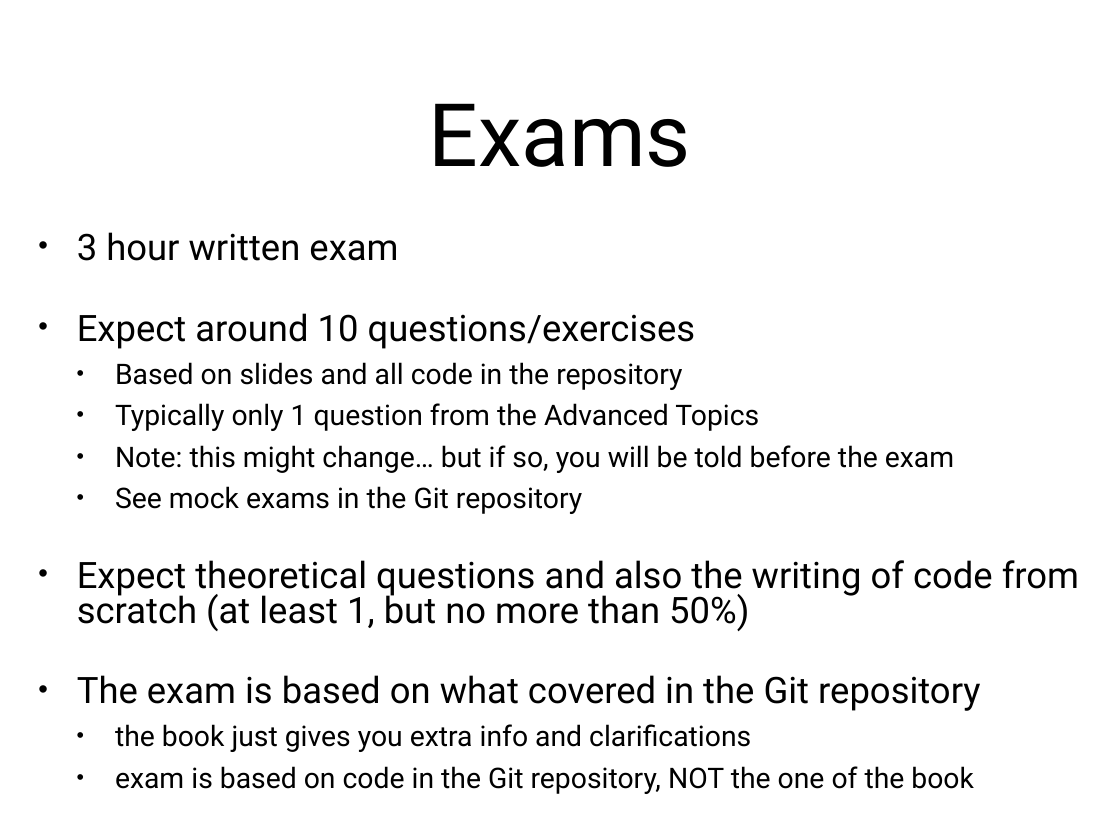
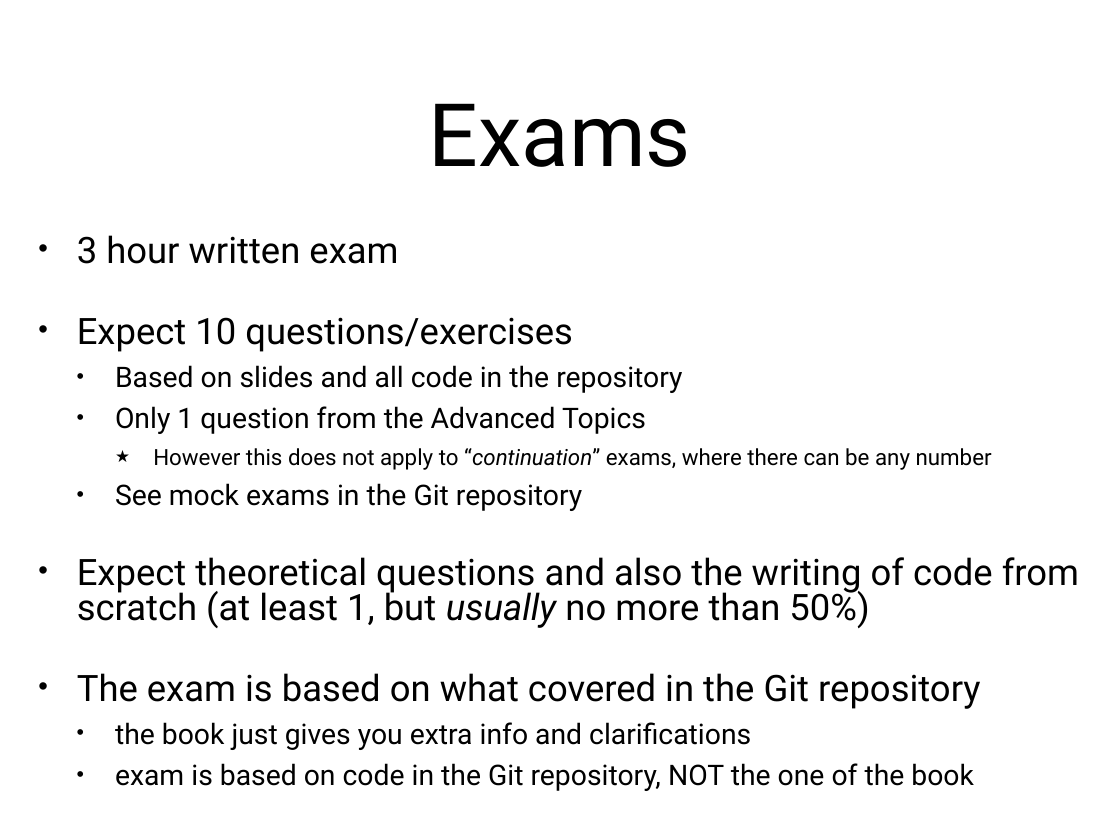
Before and after one commit to arcuri82/algorithms, a slide deck: slide 22 of docs/slides/01/01_intro.pptx. Drawn at 1120x840 pixels with LibreOffice and Linux fonts; fonts in the diff are those of the drawing. Boxes give left, top, right and bottom in pixels: in the first picture for what was removed or moved away, otherwise in the second. Text is boxed around its words. In the diff, an @@ line names an element or a change of style, - is before the commit and + after.

Commit message:
clarification on exam

```diff
--- a/docs/slides/01/01_intro.pptx
+++ b/docs/slides/01/01_intro.pptx
@@ text at (x1=77, y1=317, x2=573, y2=352): text changed @@
-• Expect around 10 questions/exercises
+• Expect 10 questions/exercises
@@ text at (x1=115, y1=406, x2=992, y2=470): text changed; size 25.9 to 20.4 pt @@
-  • Typically only 1 question from the Advanced Topics
-  • Note: this might change… but if so, you will be told before the exam
+  • Only 1 question from the Advanced Topics
+    ★ However this does not apply to “continuation” exams, where there can be any number
@@ text at (x1=77, y1=557, x2=1079, y2=628): text changed @@
-• Expect theoretical questions and also the writing of code from scratch (at least 1, but no more than 50%)
+• Expect theoretical questions and also the writing of code from scratch (at least 1, but usually no more than 50%)
```
Also in this commit, not shown: 1 other slide changed, 1 other file.
